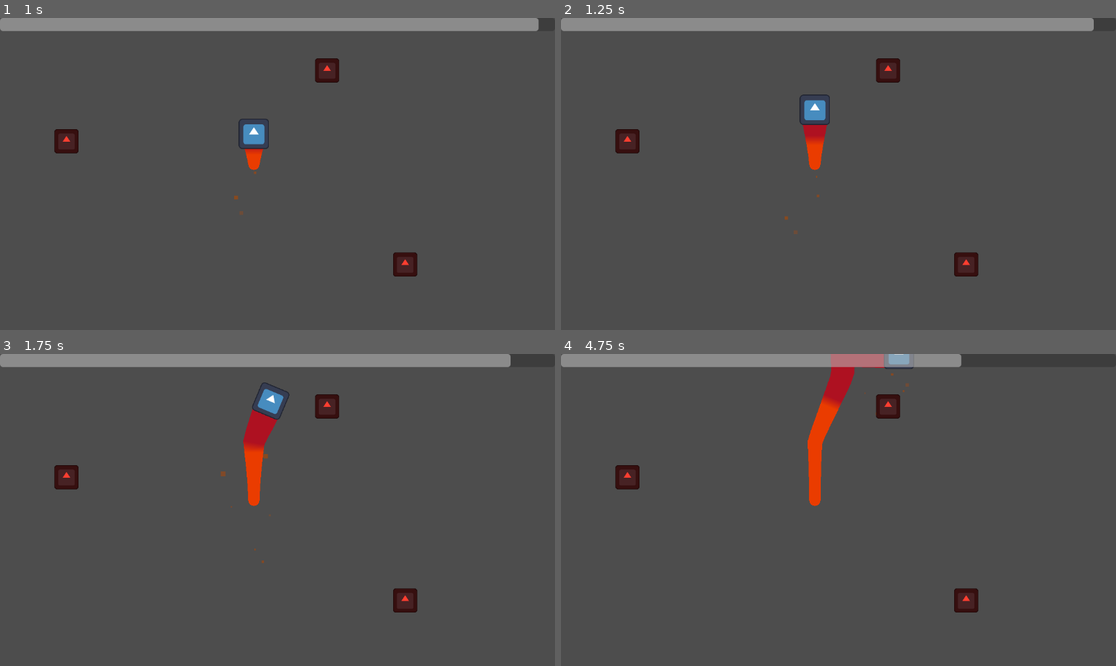
Above: before the commit, frames 1-4 (two rows, left to right).
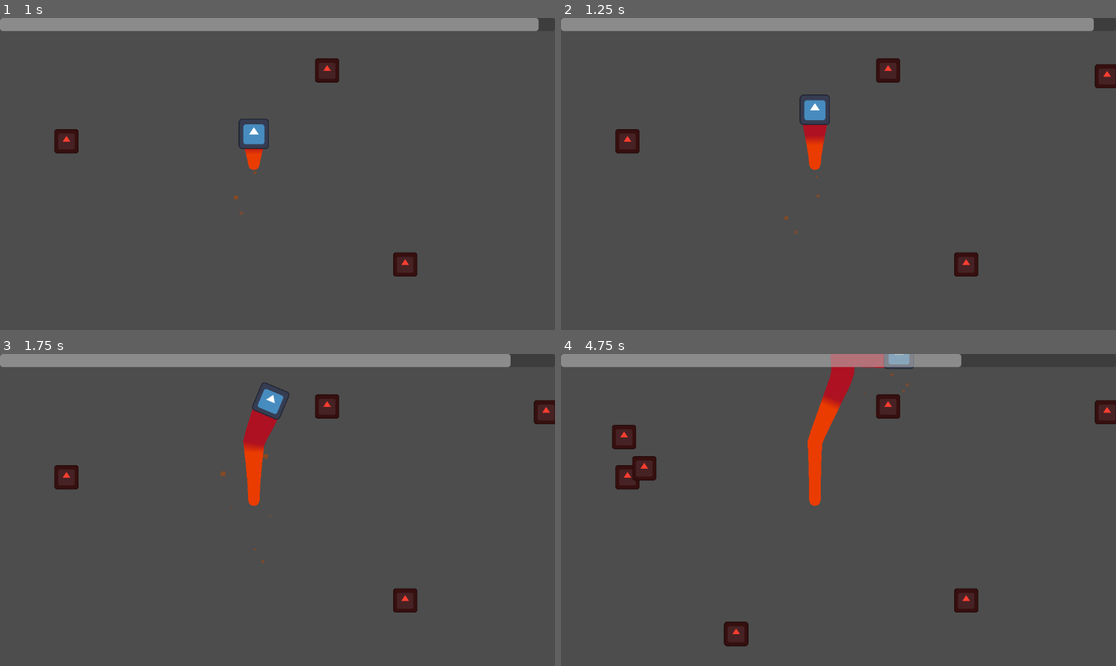
Above: after the commit, the same moments.

Repository: tylercchase/gmtk-2025
Game: Godot game, scene res://src/menus/main/main_menu.tscn
Same seed, same stepped clock (60 frames per second), same inputs: the game is played once before the commit and once after it. The engine's default icon, where the game draws it, is replaced by a stand-in: a white triangle on a blue panel in a dark square.
Inputs (mouse positions are in pixels of both pictures, inside the frame that each line leads up to):
- Up to frame 1 (1 s): click "Start" at 0.5 s
- Up to frame 2 (1.25 s): no input
- Up to frame 3 (1.75 s): move the mouse to (399, 494) at 1.27 s; hold D (move_right) from 1.28 s (still down); click (399, 494) at 1.35 s
- Up to frame 4 (4.75 s): move the mouse to (727, 525) at 2.02 s; release D (move_right) at 2.03 s; hold A (move_left) 2.03-2.78 s; click (727, 525) at 2.1 s; move the mouse to (894, 441) at 2.77 s; hold D (move_right) 2.78-4.28 s; click (894, 441) at 2.85 s; move the mouse to (810, 572) at 3.52 s; click (810, 572) at 3.6 s; move the mouse to (1005, 556) at 4.27 s; hold A (move_left) from 4.28 s (still down); click (1005, 556) at 4.35 s

Frame 1 is identical in both runs. In frame 2, 0.3% of the frame differs, in the area x 96-100%, y 14-23%; in frame 3, 0.3%; in frame 4, 1.3%, in the area x 9-100%, y 14-94%.

Commit message:
feat: item spawning

Diff:
--- /dev/null
+++ b/src/collectibles/collectible_spawner.gd
@@ -0,0 +1,57 @@
+extends Node2D
+
+@export var apples: PackedScene
+@export var oranges: PackedScene
+
+var all_spawned_nodes = []
+@export var player: Player
+
+func get_item_to_spawn() -> PackedScene:
+    var possible_items = State.spawn_rates.keys()
+    var weights: Array = possible_items.map(get_weights)
+    var rng: RandomNumberGenerator = RandomNumberGenerator.new()
+
+    var selected_item = possible_items[rng.rand_weighted(weights)]
+    var selected_item_scene: PackedScene
+    if selected_item == 'orange':
+        selected_item_scene = oranges
+    else: #always default to apples /shrug
+        selected_item_scene = apples
+    return selected_item_scene
+
+var timer: Timer
+
+func _ready() -> void:
+    timer = Timer.new()
+    add_child(timer)
+    timer.start(State.spawn_tick_rate)
+    timer.timeout.connect(_on_timer_timeout)
+
+func _on_timer_timeout():
+    if randf() > State.spawn_chance:
+        return
+    var scene = get_item_to_spawn()
+    var temp_node = scene.instantiate()
+    add_child(temp_node)
+    # find position stuff here
+    var coords: Vector2
+    while true:
+        var extent: Rect2 = get_viewport_rect()
+        coords = Vector2(randf_range(extent.position.x, extent.end.x), randf_range(extent.position.y, extent.end.y))
+        if coords.distance_to(player.global_position) > 20:
+            for previous in all_spawned_nodes:
+                if coords.distance_to(previous.global_position) > 20:
+                    break
+
+        break
+    temp_node.global_position = coords
+
+
+
+
+    all_spawned_nodes.push_back(temp_node)
+
+
+
+func get_weights(item: String) -> float:
+    return State.spawn_rates[item]
--- a/src/collectibles/collectible_spawner.tscn
+++ b/src/collectibles/collectible_spawner.tscn
@@ -1,3 +1,6 @@
-[gd_scene format=3 uid="uid://m58glpi7hgow"]
+[gd_scene load_steps=2 format=3 uid="uid://m58glpi7hgow"]
+
+[ext_resource type="Script" uid="uid://d2gb7pcdey0mh" path="res://src/collectibles/collectible_spawner.gd" id="1_52jj1"]
 
 [node name="CollectibleSpawner" type="Node2D"]
+script = ExtResource("1_52jj1")
--- a/src/level/test_level.tscn
+++ b/src/level/test_level.tscn
@@ -1,9 +1,10 @@
-[gd_scene load_steps=5 format=3 uid="uid://cevc126su5f5q"]
+[gd_scene load_steps=6 format=3 uid="uid://cevc126su5f5q"]
 
 [ext_resource type="PackedScene" uid="uid://6ppqphm8w01t" path="res://src/segments/segment_manager.tscn" id="1_wfa51"]
 [ext_resource type="PackedScene" uid="uid://bkufcjas1iov8" path="res://src/player/player.tscn" id="2_5ipog"]
 [ext_resource type="PackedScene" uid="uid://ubva2gdfgrlx" path="res://src/collectibles/apple/apple.tscn" id="3_88en4"]
 [ext_resource type="PackedScene" uid="uid://b7y1w8n44w8h3" path="res://src/level/level_manager.tscn" id="4_5ipog"]
+[ext_resource type="PackedScene" uid="uid://m58glpi7hgow" path="res://src/collectibles/collectible_spawner.tscn" id="5_88en4"]
 
 [node name="TestLevel" type="Node2D"]
 
@@ -50,3 +51,7 @@
 [node name="LevelManager" parent="." node_paths=PackedStringArray("progress_bar", "player") instance=ExtResource("4_5ipog")]
 progress_bar = NodePath("../CanvasLayer/Control/ProgressBar")
 player = NodePath("../Player")
+
+[node name="CollectibleSpawner" parent="." node_paths=PackedStringArray("player") instance=ExtResource("5_88en4")]
+apples = ExtResource("3_88en4")
+player = NodePath("../Player")
--- a/src/singletons/state.gd
+++ b/src/singletons/state.gd
@@ -21,3 +21,11 @@
 var inventory = {
 
 }
+
+### seconds 'till a new thing spawn
+var spawn_tick_rate = 0.5
+### chance that something shows up 0.0-1.0 %
+var spawn_chance = 0.5
+var spawn_rates = {
+    "apples": 1.0
+}
Not shown, added: src/collectibles/collectible_spawner.gd.uid
